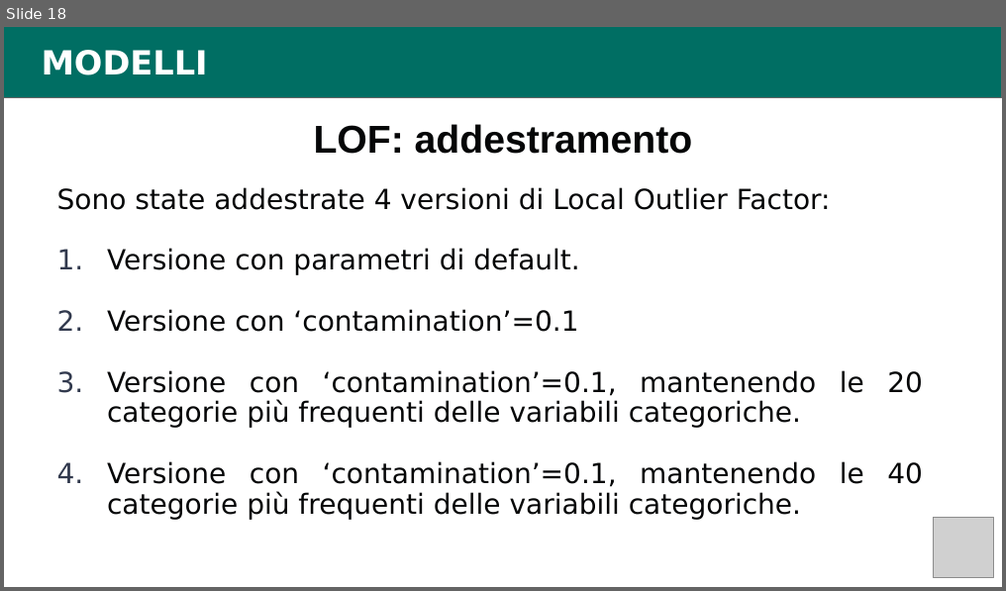
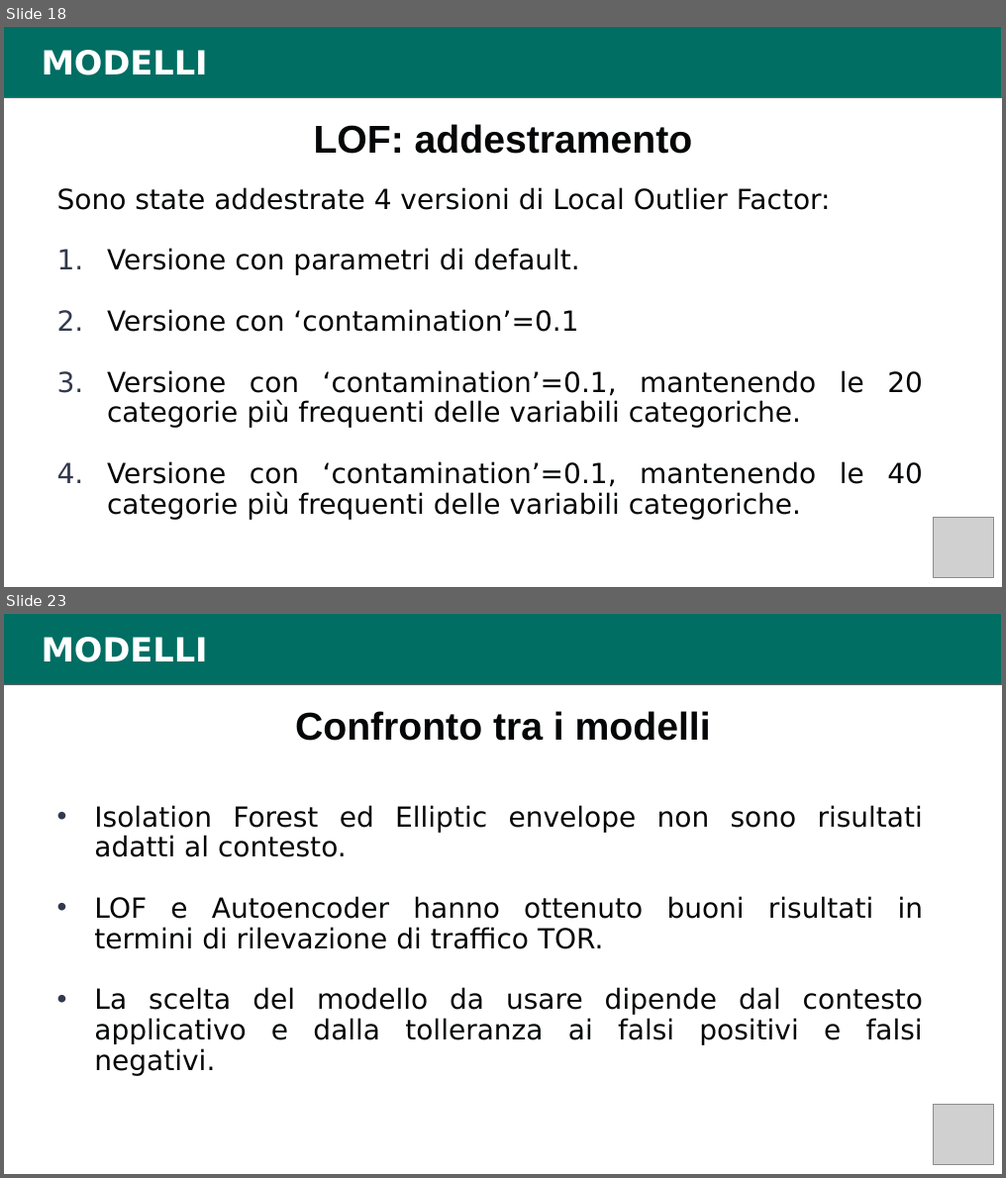
Before and after one commit to tommasomartinelli/Anomaly-Detection-ISCXTor2016, a slide deck: Doc/Presentazione_Intelligent_and_Secure_Network_Martinelli_Tommaso.pptx. Shown one above the other, each under a label of ours: slide 18 before the commit, slides 18 and 23 after it; the slides between them are not shown. The pictures are 1006x591 and 1006x1178 pixels, drawn with LibreOffice and Linux fonts; fonts in the diff are those of the drawing; grey boxes stand for pictures. Boxes give left, top, right and bottom in pixels: in the first picture for what was removed or moved away, otherwise in the second. Text is boxed around its words. In the diff, an @@ line names an element or a change of style, - is before the commit and + after.

```diff
--- a/Doc/Presentazione_Intelligent_and_Secure_Network_Martinelli_Tommaso.pptx
+++ b/Doc/Presentazione_Intelligent_and_Secure_Network_Martinelli_Tommaso.pptx
@@ slide 23 added at bbox=[4, 613, 1002, 1174], background #FFFFFF @@
@@ rectangle added at bbox=[4, 613, 1002, 685], fill #006E63, outline #666666 0.75 pt @@
@@ text added at bbox=[42, 637, 208, 663], 24 pt, text #FFFFFF, bold @@
+MODELLI
@@ text added at bbox=[295, 711, 711, 741], 28 pt, text #050607, bold @@
+Confronto tra i modelli
@@ text added at bbox=[94, 805, 923, 1076], 20 pt, text #050607 @@
+• Isolation Forest ed Elliptic envelope non sono risultati adatti al contesto.
+• LOF e Autoencoder hanno ottenuto buoni risultati in termini di rilevazione di traffico TOR.
+• La scelta del modello da usare dipende dal contesto applicativo e dalla tolleranza ai falsi positivi e falsi negativi.
@@ picture added at bbox=[933, 1105, 994, 1165] @@
```
Also in this commit, not shown: 2 slides changed, 5 other slides added.
